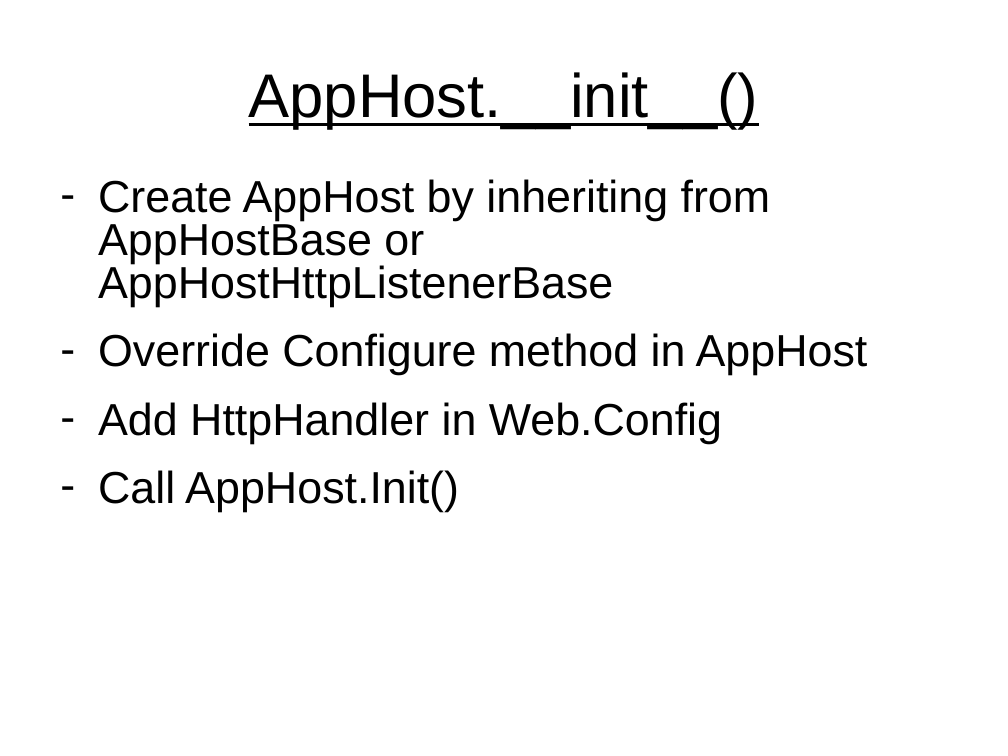
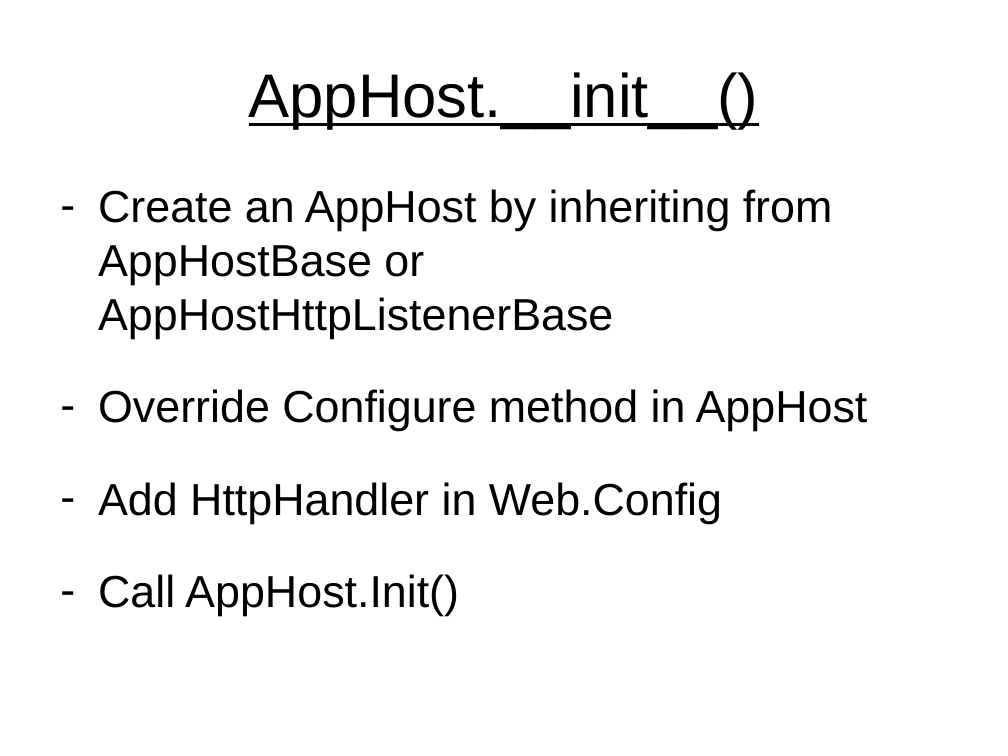
Before and after one commit to paaschpa/ordersDemo, a slide deck: slide 11 of CodeCamp2013.ppt (slide 7 before the commit). Drawn at 1008x756 pixels with LibreOffice and Linux fonts; fonts in the diff are those of the drawing. Boxes give left, top, right and bottom in pixels: in the first picture for what was removed or moved away, otherwise in the second. Text is boxed around its words. In the diff, an @@ line names an element or a change of style, - is before the commit and + after.

```diff
--- a/CodeCamp2013.ppt
+++ b/CodeCamp2013.ppt
@@ text at (x1=98, y1=189, x2=833, y2=339): text changed @@
-– Create AppHost by inheriting from AppHostBase or AppHostHttpListenerBase
+– Create an AppHost by inheriting from AppHostBase or AppHostHttpListenerBase
@@ text at (x1=98, y1=389, x2=868, y2=616): line spacing 0.8 to 1.25 @@
```
Also in this commit, not shown: 5 other slides changed, 6 slides added, 1 slide removed, 1 other file.
